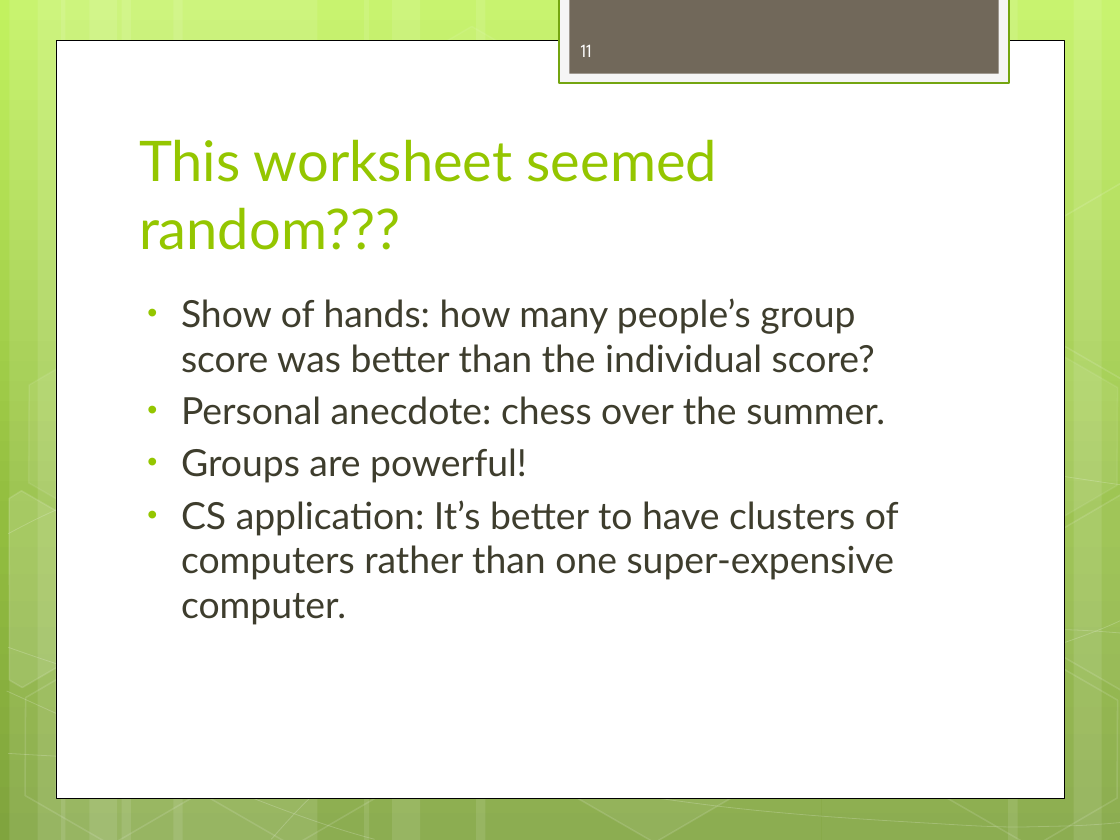
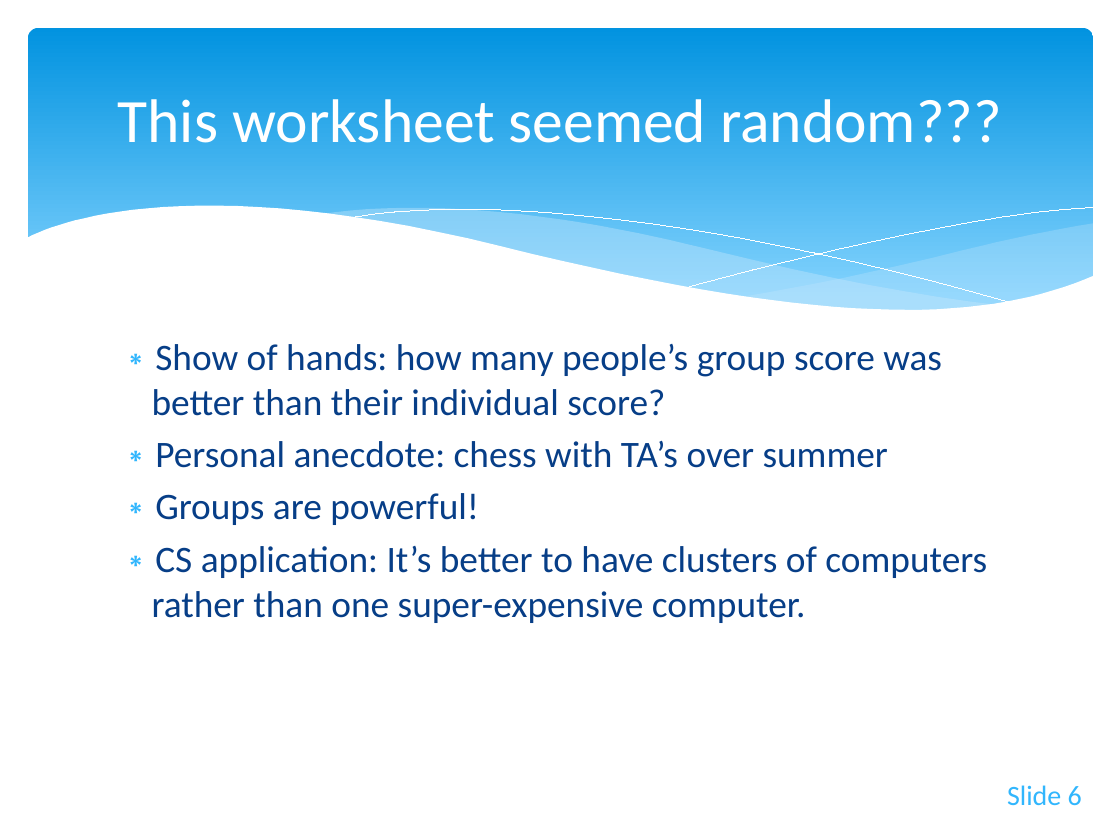
Before and after one commit to dicksontsai/personal_website, a slide deck: slide 6 of cs61a/discussion/disc0.pptx (slide 11 before the commit). Drawn at 1120x840 pixels with LibreOffice and Linux fonts; fonts in the diff are those of the drawing. Boxes give left, top, right and bottom in pixels: in the first picture for what was removed or moved away, otherwise in the second. Text is boxed around its words. In the diff, an @@ line names an element or a change of style, - is before the commit and + after.

```diff
--- a/cs61a/discussion/disc0.pptx
+++ b/cs61a/discussion/disc0.pptx
@@ background gradient #C3F35F to #93BF3F to #81A53E to #FFFFFF @@
@@ rounded rectangle added at (28,28,1093,330), fill gradient #0293E0 to #83D3FE @@
@@ rectangle removed at (559,0,1009,83) @@
@@ rectangle removed at (569,0,998,74) @@
@@ title "This worksheet seemed random???": place and size @@
-title "This worksheet seemed random???" at (139,139,717,250)
+title "This worksheet seemed random???" at (118,99,1002,143)
@@ title "This worksheet seemed random???" at (118,99,1002,143): size 36 to 39.6 pt, font Lato to Calibri, text colour #94C600 to #FFFFFF; alignment left to centre; vertical alignment bottom to middle @@
@@ rectangle removed at (56,40,1064,797) @@
@@ page number removed at (581,44,592,57) @@
-11
@@ group removed at (0,0,1120,840): 12 rectangles, 8 freeform shapes, 8 hexagons @@
@@ group added at (26,206,1094,368): 5 freeform shapes @@
@@ text "Show of hands: how many ...": place and size @@
-text "Show of hands: how many ..." at (181,298,899,625)
+text "Show of hands: how many ..." at (152,344,987,623)
@@ text at (152,344,942,468): text changed; font Lato to Calibri; text colour #3E3D2D to #073E87 @@
-• Show of hands: how many people’s group score was better than the individual score?
-• Personal anecdote: chess over the summer.
+∗ Show of hands: how many people’s group score was better than their individual score?
+∗ Personal anecdote: chess with TA’s over summer
@@ text at (152,493,987,623): font Lato to Calibri, text colour #3E3D2D to #073E87 in "Groups are powerful!", "CS application: It’s better to have clusters ..."; bullet • to ∗; bullet colour #94C600 to #31B6FD @@
@@ page number added at (1007,785,1082,805), 18 pt, text #31B6FD @@
+Slide 6
```
Also in this commit, not shown: 3 other slides changed, 27 slides added, 11 slides removed, 4 other files.
